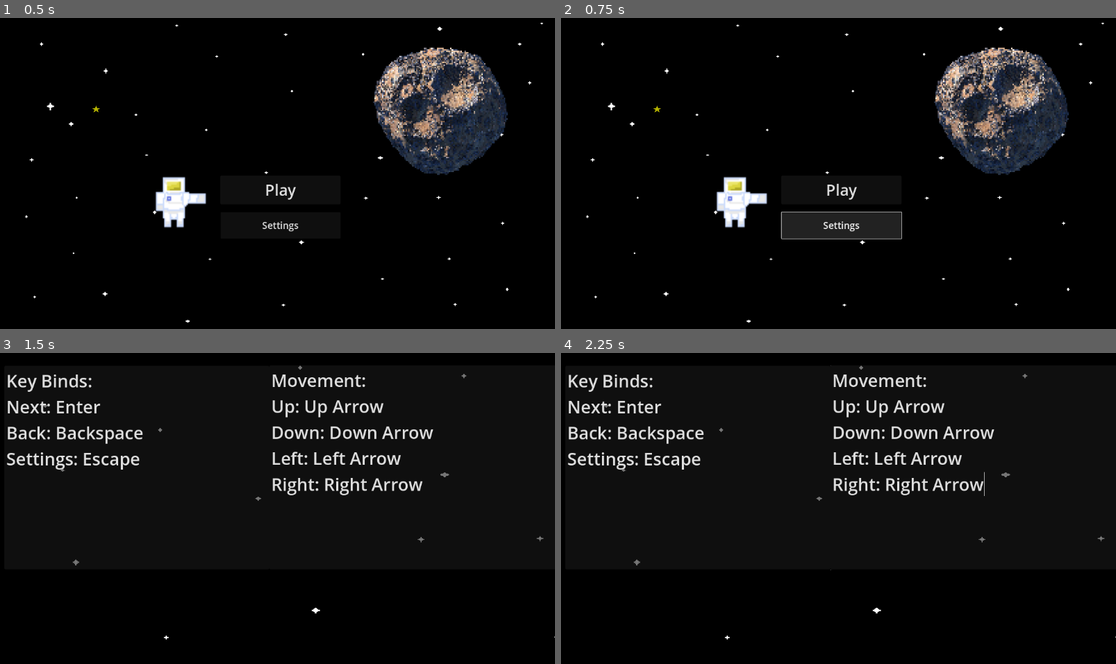
Above: before the commit, frames 1-4 (two rows, left to right).
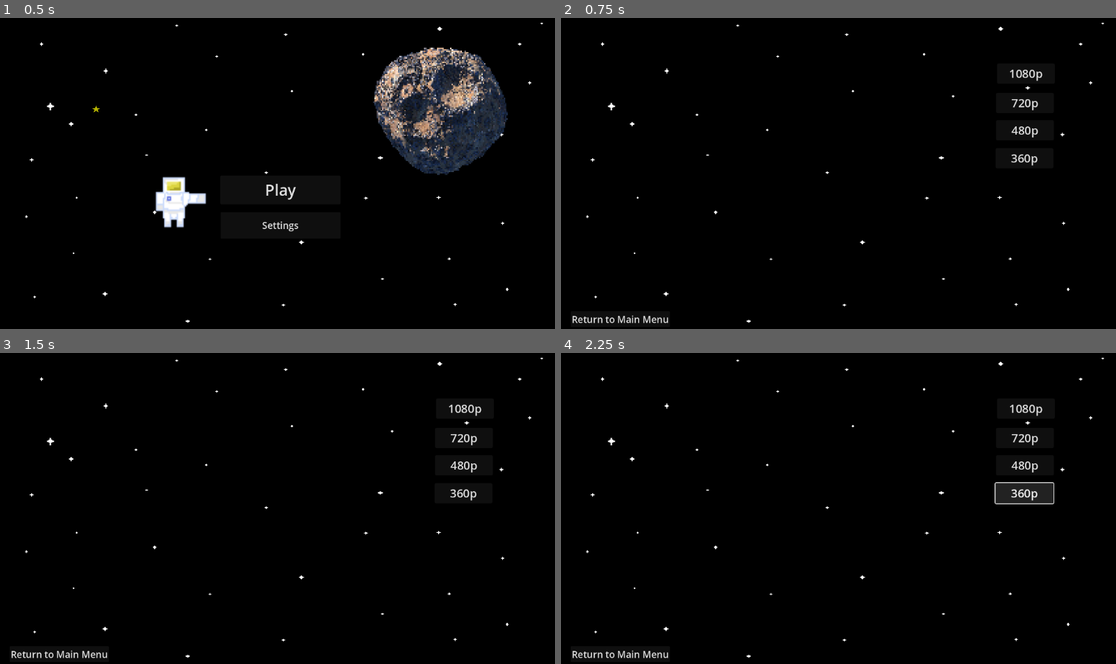
Above: after the commit, the same moments.

Repository: ComputingToTheMax/CS-26-12
Game: Godot game, scene res://StartScreen.tscn
The game is run twice, just before and just after one commit, with the same random seed, the same clock (stepped at 60 frames per second) and the same inputs.
Inputs (mouse positions are in pixels of both pictures, inside the frame that each line leads up to):
- Up to frame 1 (0.5 s): no input
- Up to frame 2 (0.75 s): click "Settings" at 0.5 s
- Up to frame 3 (1.5 s): click (283, 524) at 1.25 s, where only the run before the commit has a clickable "Play"
- Up to frame 4 (2.25 s): click (1027, 492) at 2 s, where only the run after the commit has a clickable "360p"

Frame 1 is identical in both runs. In frame 2, 10% of the frame differs, in the area x 2-92%, y 9-99%; in frame 3, 4.7%; in frame 4, 4.9%.

Commit message:
Settings Screen button fix - StartScreen.gd

Diff:
--- a/Scripts/StartScreen.gd
+++ b/Scripts/StartScreen.gd
@@ -1,10 +1,23 @@
 extends Node2D
 
 func _ready():
-	var playBtn = $PlayButton
-	playBtn.disabled = false
-	playBtn.pressed.connect(_on_play_pressed)
+	# Play button
+	$PlayButton.pressed.connect(_on_play_pressed)
+
+	# Settings button
+	$Background/SettingsButton.pressed.connect(_on_settings_pressed)
+
+	# Psyche external link button
+	if $Background.has_node("PsycheIconColorPng"):
+		$Background/PsycheIconColorPng.pressed.connect(_on_external_link_pressed)
 
 func _on_play_pressed():
-	var nextScene = load("res://Tutorial_Screen.tscn")
-	get_tree().change_scene_to_packed(nextScene)
+	var next_scene = load("res://Tutorial_Screen.tscn")
+	get_tree().change_scene_to_packed(next_scene)
+
+func _on_settings_pressed():
+	var next_scene = load("res://Settings_Screen.tscn")
+	get_tree().change_scene_to_packed(next_scene)
+
+func _on_external_link_pressed():
+	OS.shell_open("https://psyche.ssl.berkeley.edu/mission/faq/")
